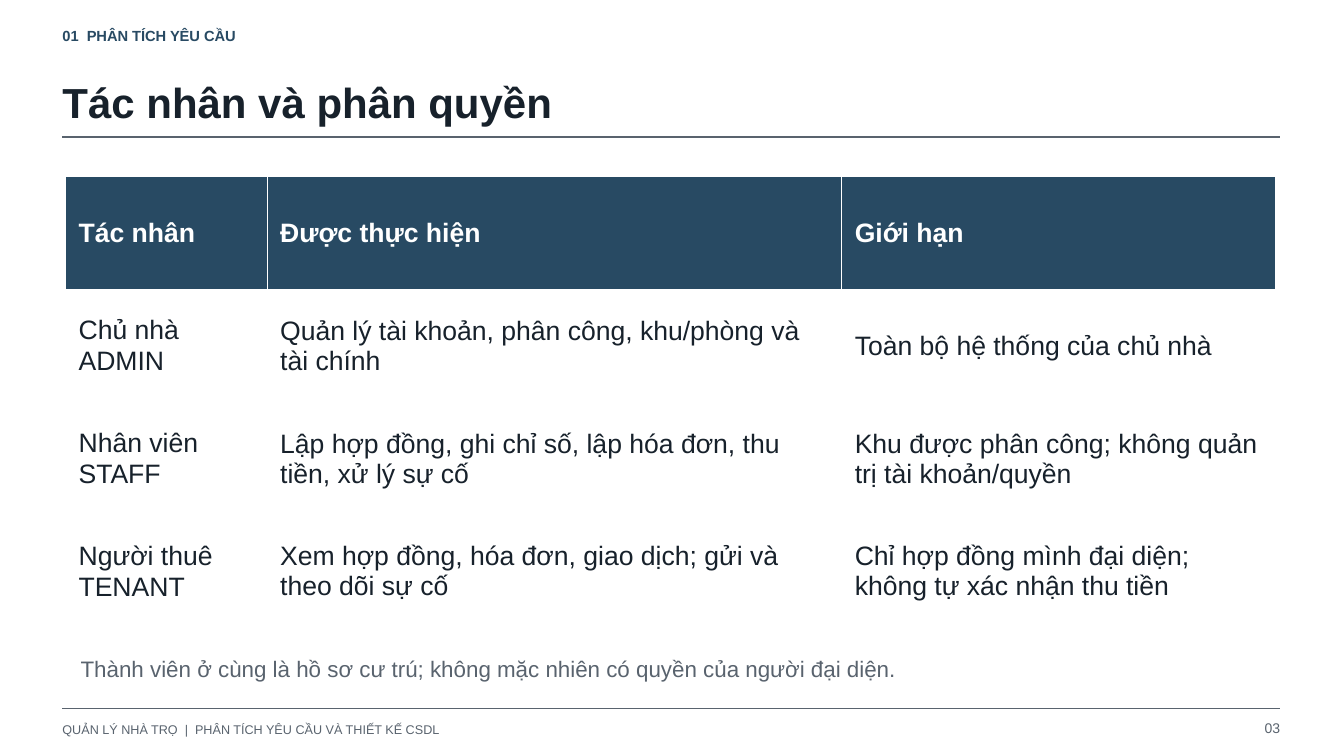
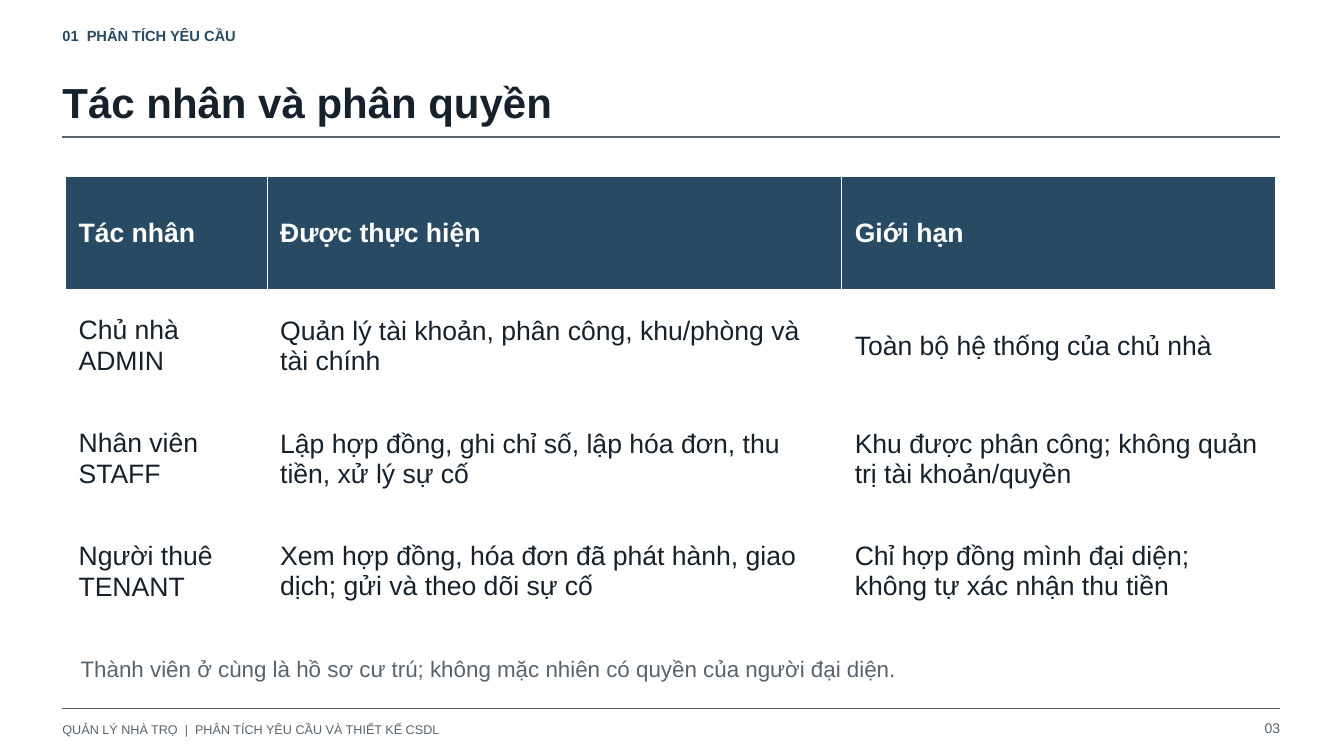
Before and after one commit to hieunofun/quanlytro, a slide deck: slide 3 of docs/thiet-ke-csdl-va-phan-tich-nghiep-vu.pptx. Drawn at 1344x756 pixels with LibreOffice and Linux fonts; fonts in the diff are those of the drawing. Boxes give left, top, right and bottom in pixels: in the first picture for what was removed or moved away, otherwise in the second. Text is boxed around its words. In the diff, an @@ line names an element or a change of style, - is before the commit and + after.

```diff
--- a/docs/thiet-ke-csdl-va-phan-tich-nghiep-vu.pptx
+++ b/docs/thiet-ke-csdl-va-phan-tich-nghiep-vu.pptx
@@ table at box(66, 176, 1275, 628) @@
-row 4, column 2: Xem hợp đồng, hóa đơn, giao dịch; gửi và theo dõi sự cố
+row 4, column 2: Xem hợp đồng, hóa đơn đã phát hành, giao dịch; gửi và theo dõi sự cố
```
Also in this commit, not shown: 17 other slides changed, 15 other files.
